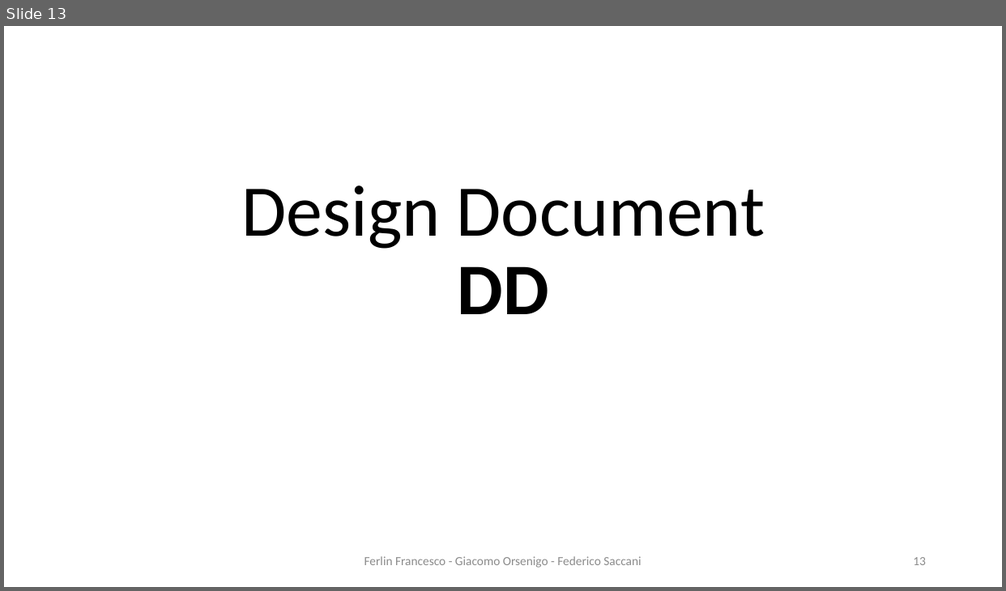
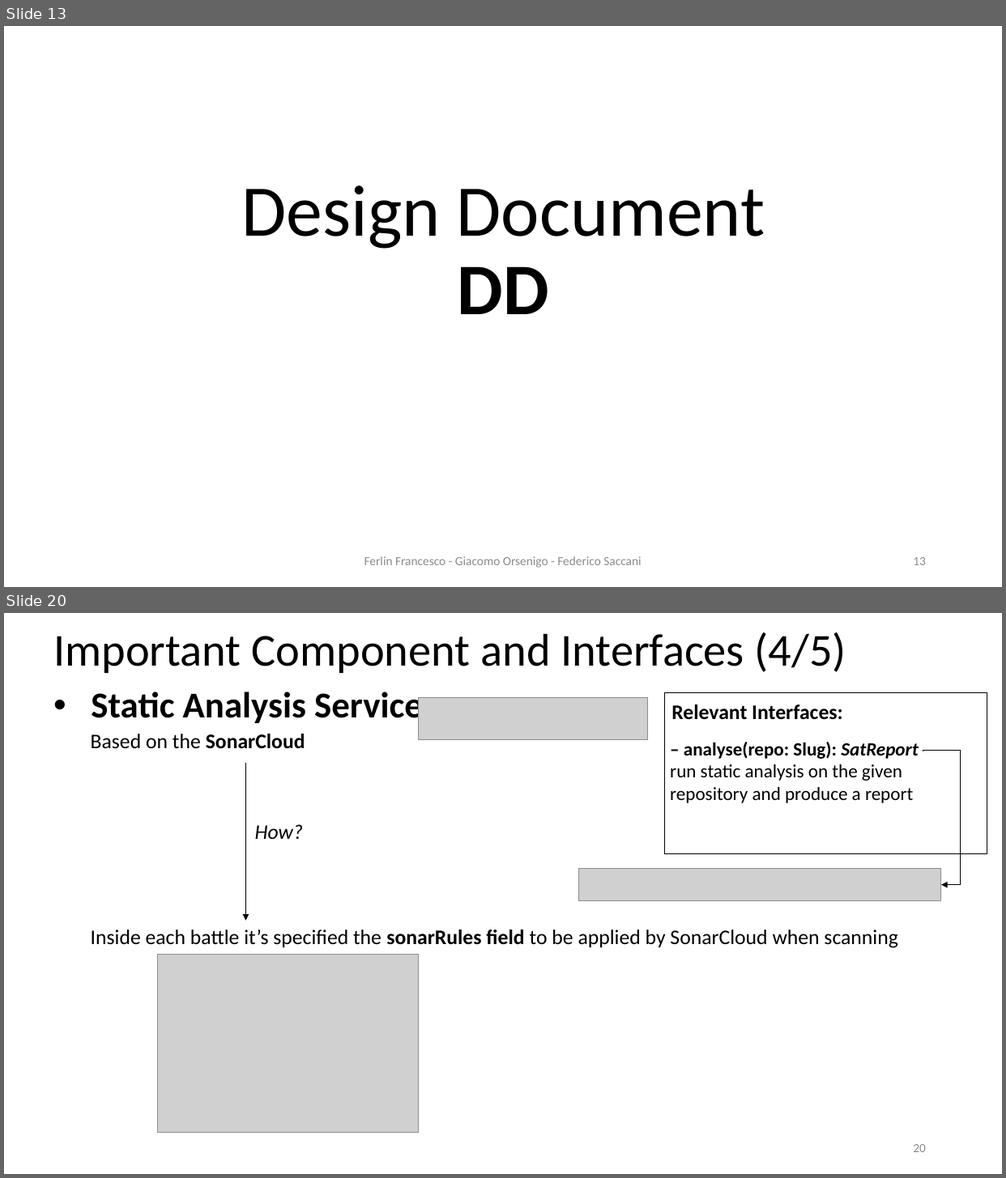
Before and after one commit to Furrrlo/CodeKataBattle, a slide deck: presentation/Presentation - Ferlin Orsenigo Saccani.pptx. Shown one above the other, each under a label of ours: slide 13 before the commit, slides 13 and 20 after it; the slides between them are not shown. The pictures are 1006x591 and 1006x1178 pixels, drawn with LibreOffice and Linux fonts; fonts in the diff are those of the drawing; grey boxes stand for pictures; background and template pictures are left out. Boxes give left, top, right and bottom in pixels: in the first picture for what was removed or moved away, otherwise in the second. Text is boxed around its words. In the diff, an @@ line names an element or a change of style, - is before the commit and + after.

```diff
--- a/presentation/Presentation - Ferlin Orsenigo Saccani.pptx
+++ b/presentation/Presentation - Ferlin Orsenigo Saccani.pptx
@@ slide 20 added at (x1=4, y1=613, x2=1002, y2=1174), background #FFFFFF @@
@@ title added at (x1=53, y1=632, x2=846, y2=673), 44 pt, text #000000 @@
+Important Component and Interfaces (4/5)
@@ text added at (x1=91, y1=692, x2=423, y2=727), 35 pt, text #000000, bold @@
+• Static Analysis Service
@@ picture added at (x1=419, y1=697, x2=648, y2=740) @@
@@ rectangle added at (x1=664, y1=692, x2=987, y2=854), outline #000000 1 pt @@
@@ text added at (x1=671, y1=705, x2=843, y2=720), 20 pt, text #000000, bold @@
+Relevant Interfaces:
@@ text added at (x1=91, y1=734, x2=305, y2=749), 20 pt, text #000000 @@
+Based on the SonarCloud
@@ text added at (x1=670, y1=742, x2=918, y2=803), 18 pt, text #000000 @@
+– analyse(repo: Slug): SatReport
+run static analysis on the given repository and produce a report
@@ elbow arrow added from (923, 752) to (941, 884), #000000 0.5 pt @@
@@ arrow added from (246, 763) to (246, 921), #000000 1 pt @@
@@ text added at (x1=255, y1=824, x2=303, y2=839), 20 pt, text #000000, italic @@
+How?
@@ picture added at (x1=579, y1=868, x2=941, y2=901) @@
@@ text added at (x1=91, y1=930, x2=897, y2=948), 20 pt, text #000000 @@
+Inside each battle it’s specified the sonarRules field to be applied by SonarCloud when scanning
@@ picture added at (x1=157, y1=954, x2=419, y2=1133) @@
@@ page number added at (x1=913, y1=1144, x2=926, y2=1152), 12 pt, text #8C8C8C @@
+20
```
Also in this commit, not shown: 11 other slides added, 30 other files.
